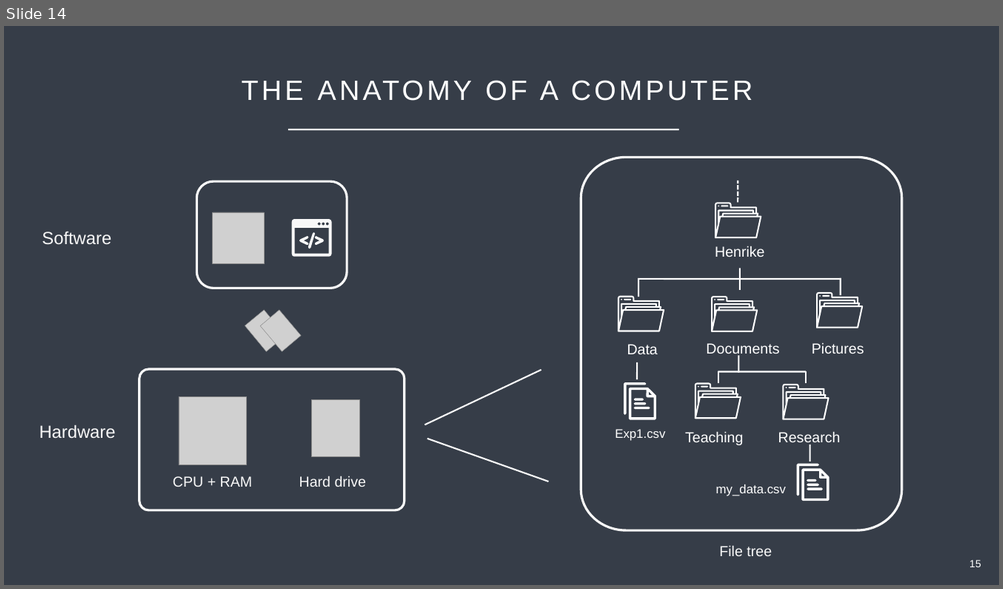
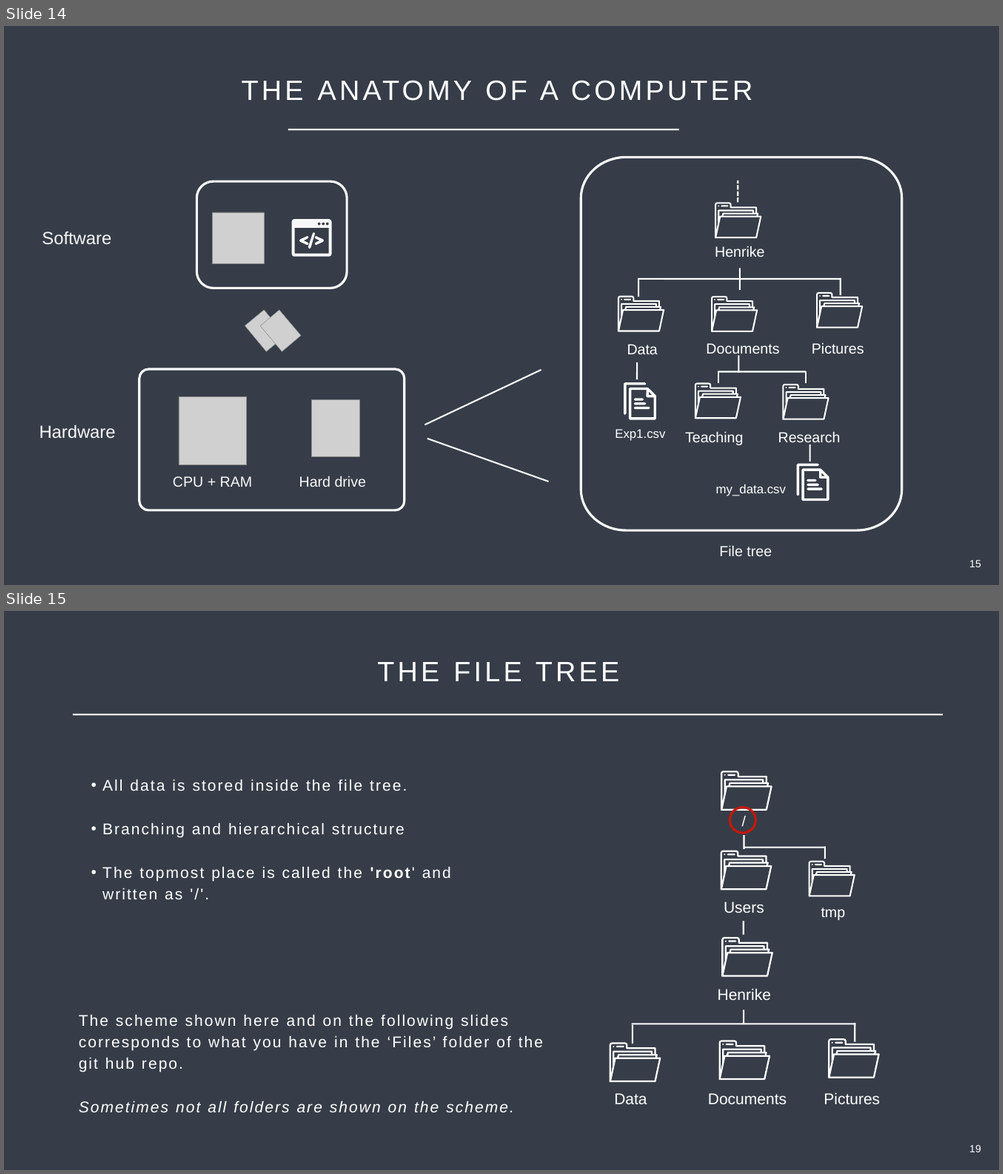
Before and after one commit to Center-for-Health-Data-Science/Just-Bash-It, a slide deck: Teachers/Just_Bash_It_Slideshow.pptx. Shown one above the other, each under a label of ours: slide 14 before the commit, slides 14 and 15 after it. The pictures are 1003x589 and 1003x1174 pixels, drawn with LibreOffice and Linux fonts; fonts in the diff are those of the drawing; grey boxes stand for pictures. Boxes give left, top, right and bottom in pixels: in the first picture for what was removed or moved away, otherwise in the second. Text is boxed around its words. In the diff, an @@ line names an element or a change of style, - is before the commit and + after.

```diff
--- a/Teachers/Just_Bash_It_Slideshow.pptx
+++ b/Teachers/Just_Bash_It_Slideshow.pptx
@@ slide 15 added at <box>4,611,999,1170</box>, background #363D48 @@
@@ text added at <box>377,662,619,681</box>, 54 pt, text #FFFFFF @@
+THE FILE TREE
@@ line added from (73, 715) to (942, 715), #FFFFFF 3 pt @@
@@ text added at <box>102,779,451,900</box>, 30 pt, text #FFFFFF @@
+• All data is stored inside the file tree.
+• Branching and hierarchical structure
+• The topmost place is called the 'root' and written as '/'.
@@ ellipse added at <box>729,808,755,834</box>, outline #C51809 4.51 pt @@
@@ line added from (743, 848) to (824, 848), #FFFFFF 3 pt @@
@@ line added from (825, 859) to (825, 847), #FFFFFF 3 pt @@
@@ freeform shape added at <box>808,861,855,897</box>, fill #FFFFFF @@
@@ freeform shape added at <box>811,864,813,866</box>, fill #FFFFFF @@
@@ freeform shape added at <box>814,864,822,866</box>, fill #FFFFFF @@
@@ text added at <box>821,908,845,920</box>, 28 pt, text #FFFFFF @@
+tmp
@@ text added at <box>79,1014,543,1113</box>, 30 pt, text #FFFFFF @@
+The scheme shown here and on the following slides corresponds to what you have in the ‘Files’ folder of the git hub repo.
+Sometimes not all folders are shown on the scheme.
@@ group added at <box>609,771,879,1105</box>: 18 freeform shapes, 6 texts, 6 lines @@
+Users
+Documents
+Pictures
+Data
+/
+Henrike
@@ text added at <box>969,1145,981,1153</box>, 20 pt, text #FFFFFF @@
+19
```
Also in this commit, not shown: 9 slides changed, 1 other slide added, 3 slides removed.
